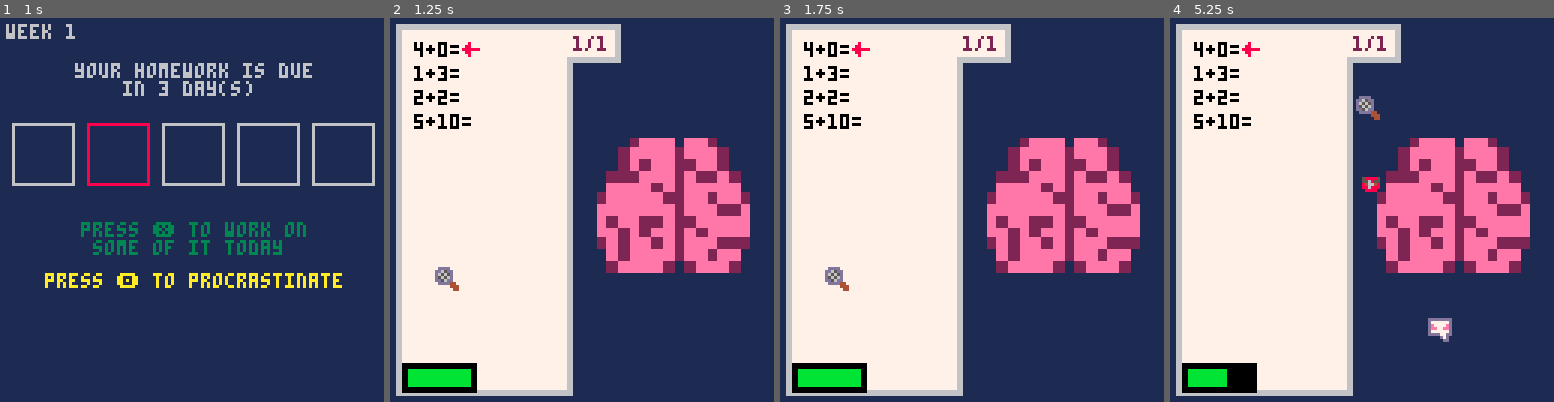
Above: before the commit, frames 1-4 (left to right).
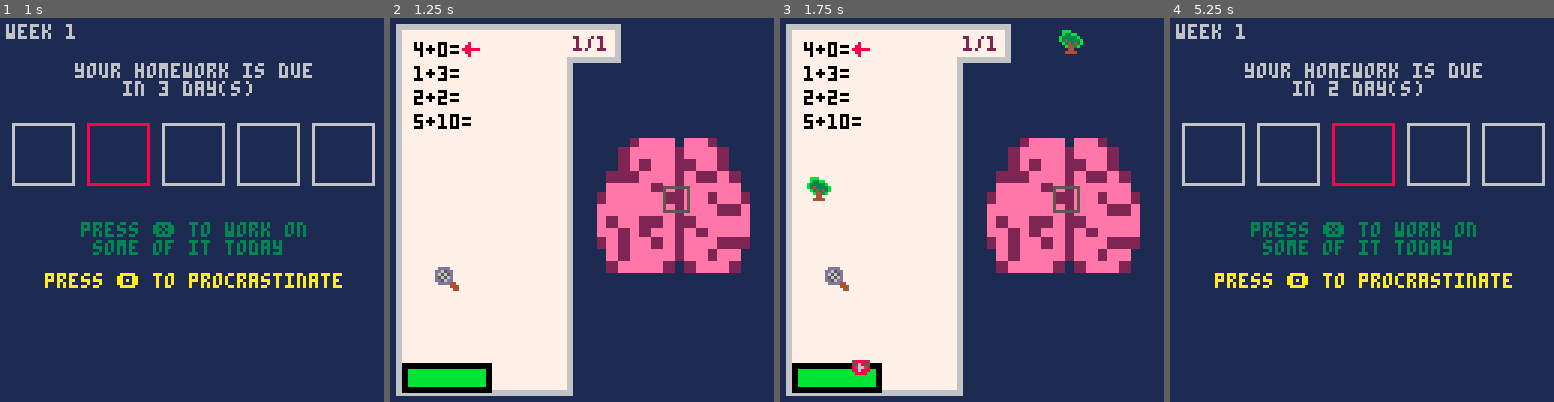
Above: after the commit, the same moments.

Repository: sansuruu/Pico8Games
Game: PICO-8 cartridge ShovelJam2025/hw_roguelike.p8
The game is run twice, just before and just after one commit, with the same random seed, the same clock (stepped at 60 frames per second) and the same inputs.
Inputs (mouse positions are in pixels of both pictures, inside the frame that each line leads up to):
- Up to frame 1 (1 s): tap X (X key) at 0.33 s; click (280, 121) at 0.67 s; tap O (Z key) at 0.7 s
- Up to frame 2 (1.25 s): tap X (X key) at 1.07 s; click (436, 267) at 1.22 s
- Up to frame 3 (1.75 s): hold Right from 1.6 s (still down); tap O (Z key) at 1.7 s
- Up to frame 4 (5.25 s): click (1277, 114) at 1.77 s; tap X (X key) every 1.12 s from 1.85 to 5.2 s; release Right at 2.1 s; tap O (Z key) every 0.4 s from 2.1 to 4.9 s; click (1342, 259) at 2.32 s; hold Right 2.47-3.03 s; click (1404, 106) at 2.87 s; hold Left 3.08-3.58 s; click (1465, 256) at 3.42 s; click (1231, 102) at 3.97 s; hold Right 4.02-4.68 s; click (1292, 248) at 4.52 s; click (1354, 94) at 5.07 s; hold Left from 5.08 s (still down)

Frame 1 is identical in both runs. In frame 2, 0.6% of the frame differs, in the area x 21-79%, y 43-98%; in frame 3, 1.2%; in frame 4, 61%, in the area x 1-98%, y 1-99%.

Commit message:
big day 7 (i think), added in some base items and the game states neccesary for it, added an inv, ADDED ACTUALLY WRITING THE ANSWER and so speed actually matters, and took a crack at difficulty scaling per week. tmr is making it so procrastination can actually have a purpose AND gonna start trying to polish the game

Diff:
--- a/ShovelJam2025/HWRoguelike.lua
+++ b/ShovelJam2025/HWRoguelike.lua
@@ -8,7 +8,11 @@
     day = 1 -- this acts as the blinds
     week = 1 --this acts as the "ante"
     num_table = {1,2,3,4,5,6,7,8,9,0}
-    base = {hw_length = 20, attent=20, dis_p=20, sp=1, diff = 20}
+    submitted = false
+    sub_tick = 0
+    enemy_mod = 5 --in the tick % 30, basically we go down 15->10->6->5, etc
+    enemy_mod_inc = 1 --everytime the above modulates, e_sec goes up, this is the upper limit of that
+    base = {hw_length = 20, attent=25, dis_p=90, sp=2, diff = 20}
     makePlayer()
 end
 
@@ -30,6 +34,8 @@
         updateTick()
     elseif (game_state == 3) then
         updateLoopJudgement()
+    elseif (game_state == 4) then
+        updateDayHWRewards()
     end
 end
 
@@ -43,13 +49,18 @@
     elseif (game_state == 2) then
         cls(1)
         sspr(24,0,16,16,65,32,59,60) -- brain
+        rect(91,56,99,64,5) --area where they hit
         drawHomework() --in order -> background, homework, attention bar, enemies, mouse
+        drawKeyInput()
+        drawWritingAnswer()
         drawAttentionBar()
         drawEnemies()
         drawMouse()
-        drawKeyInput()
+
     elseif (game_state == 3) then
         drawJudgementScreen()
+    elseif (game_state == 4) then
+        drawDayHWRewards()
     end
 
 end
@@ -94,9 +105,21 @@
 end
 
 function finishDay()
+    submitted = false
+    sub_tick = 0
     if (day < 5) then
         day+=1
-        game_state = 1
+        item_pool = {}
+        item_index = 1
+        if (hw_complete) then
+            for i=1,3 do
+                local t = rndb(1,3)
+                if (t == 1) add(item_pool,"pencil")
+                if (t == 2) add (item_pool,"glasses")
+                if (t == 3) add (item_pool,"paper")
+            end
+        end
+        game_state = 4
     else
         local t = p.hw_set_length-(p.correct + p.incorrect)
         p.incorrect += t
@@ -131,9 +154,10 @@
     print("correct: "..p.correct.."   incorrect: "..p.incorrect, 10, 70, 6)
     if (pass) then
         print("you have passed this week\ncongrats",10,80,6)
+        print("press ❎ to continue", 10, 95,3)
     else
         print("you have failed, you lose",10,80,4)
-        print("press ❎ to restart the game", 10, 85,3)
+        print("press ❎ to restart the game", 10, 90,3)
     end
 
 
@@ -147,6 +171,36 @@
     p.attention = p.max_attention
     --explain the game briefly lmfaoo
     --add a quick inbetween scene where we basically choose a difficulty (LATER)
+end
+
+function drawDayHWRewards()
+    cls(1)
+    if (hw_complete) then
+        print("congrats you completed  aset of hw")
+        print("use arrow key to choose an item :D")
+        for i=1, #item_pool do
+            if (item_pool[i] == "pencil") spr(18,20+i*12,70)
+            if (item_pool[i] == "glasses") spr(16,20+i*12,70)
+            if (item_pool[i] == "paper") spr(17,20+i*12,70)
+        end
+        rect(19+item_index*12,69,28+item_index*12,78)
+
+    else
+        print("unfortunately u did not finish the small chunk")
+    end
+end
+
+function updateDayHWRewards()
+    if (btnp(0) and item_index > 1) item_index -= 1
+    if (btnp(1) and item_index < 3) item_index += 1
+    if (btnp(5)) then
+        add(p.inv,item_pool[item_index])
+        item_pool = {}
+        if (item_pool[item_index] == "pencil") p.speed += 0.5
+        if (item_pool[item_index] == "glasses") p.max_attention += 5
+        if (item_pool[item_index] == "paper") p.distract_p -= 5
+        game_state = 1
+    end
 end
 
 
@@ -197,6 +251,12 @@
     p.incorrect = 0
     p.difficulty += w *10
     p.hw_set_length = base.hw_length + w * 10
+    p.distract_p -= 10
+    if (enemy_mod_inc>1) then
+        enemy_mod_inc -= 1
+    elseif (enemy_mod>1) then
+        enemy_mod -= 1
+    end
 end
 
 
@@ -283,7 +343,10 @@
     local t = stat(31)
     local last = #active_page.problems % 13
     if (t == "\r") return
-    if (t == " ") then
+    if (t == " " and submitted) return
+    if (t == " " and not submitted) submitted = not submitted
+
+    if (submitted and sub_tick > (300/p.speed)) then
         active_page.problems[active_page.index] = active_page.problems[active_page.index]..p.ans_input
         if (p.ans_input == tostr(active_page.answers[active_page.index])) then
             active_page.subm_format[active_page.index] = 3
@@ -306,10 +369,19 @@
         end
         if (#hw < 1) finishDay()
         p.ans_input = ""
+        submitted = false
+        sub_tick = 0
         return
-    end
+    else
+        if (submitted) then
+            sub_tick += 1
+        end
+    end
+
+
     if (t == "\b" or t=="\t") then
         p.ans_input = sub(p.ans_input,1,#p.ans_input-1)
+        sfx(2)
         return
     end
     local isNum = false
@@ -319,7 +391,9 @@
     if (not isNum) then
         return
     else
+        if (submitted) return
         p.ans_input = p.ans_input..t
+        sfx(2)
     end
 
 end
@@ -334,6 +408,14 @@
     end
 end
 
+function drawWritingAnswer()
+
+    if (submitted) then
+        if (active_page.problems[active_page.index] == nil) return
+         --convert hoiw long -> perc -> length thats consistent
+        rectfill(8,active_page.index*8,8+flr((sub_tick/(300/p.speed))*(#active_page.problems[active_page.index]*4+#p.ans_input*4)),active_page.index*8+4,9)
+    end
+end
 
 --ATTENTION BAR
 function updateAttentionBar()
@@ -354,6 +436,7 @@
 function initEnemies()
     enemies = {}
     e_sec = 0
+    enemy_vel_bound = 1
 end
 
 function updateEnemies()
@@ -362,20 +445,23 @@
     -- 96, 64 is the target
     for i in all(enemies) do
 
-        if (i.x < 92) then
-            i.x += 1
-        elseif (i.x > 92) then
-            i.x -= 1
-        end
-        if (i.y < 60) then
-            i.y += 1
-        elseif (i.y > 60) then
-            i.y -= 1
-        end
+        if (i.x < 95 and i.dx < enemy_vel_bound) then
+            i.dx += 0.05
+        elseif (i.x > 95 and i.dx > -1*enemy_vel_bound) then
+            i.dx -= 0.05
+        end
+        if (i.y < 60 and i.dy < enemy_vel_bound) then
+            i.dy += 0.05
+        elseif (i.y > 60 and i.dy > -1*enemy_vel_bound) then
+            i.dy -= 0.05
+        end
+
+        i.x += i.dx
+        i.y += i.dy
         --consider momementum based aka dx dy
         if (checkEnemyCollision(i)) del(enemies,i)
 
-        if (i.x == 92 and i.y == 60) then
+        if (i.x < 99 and i.x+7 > 91 and i.y < 64 and i.y+7 > 56) then
             del(enemies,i)
             p.attention -=5
         end
@@ -383,8 +469,9 @@
 
 
     -- then, if applicable, spawn an enemy if its time
-    if (tick > 0 and tick % 30 == 0) e_sec +=1
-    if (e_sec ==1 and rndb(0,100) < p.distract_p) then
+    -- coroutine: enemy spawn vfx
+    if (tick > 0 and tick % enemy_mod == 0) e_sec +=1
+    if (e_sec == enemy_mod_inc and rndb(0,100) < p.distract_p) then
         e_sec = 0
         local temp_x = rndb(0,128)
         local temp_y = nil
@@ -397,6 +484,8 @@
         local e = {
             x = temp_x,
             y = temp_y,
+            dx = -1^(rndb(1,2))*rnd(0),
+            dy = -1^(rndb(1,2))*rnd(0),
             sprite = rndb(5,10)
         }
         add(enemies,e)
Not shown, changed: 20 lines of the sprite sheet (__gfx__) section of ShovelJam2025/hw_roguelike.p8
Not shown, changed: the sound effects (__sfx__) section of ShovelJam2025/hw_roguelike.p8
